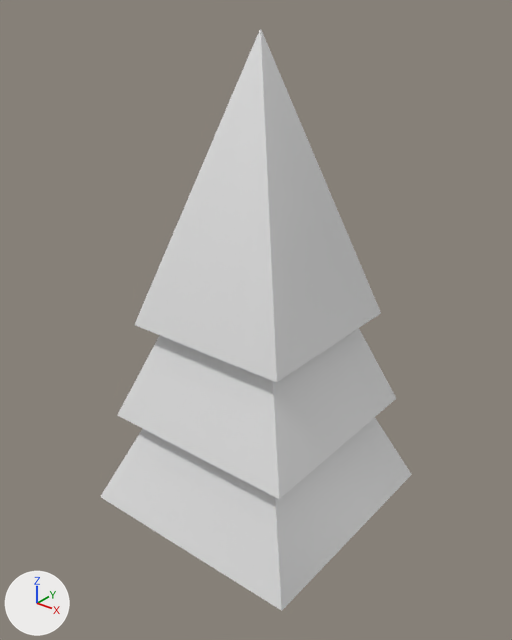
What one commit did to the FBX model Feral Forest Keeper/Assets/ART/MODELSALPHA/Tree_Pino2.FBX.
Camera for both pictures: a camera (50 mm lens) standing at (0.828, -0.228, 1.515) and looking at (-0.11, 0.945, 0.788). Lighting does not change. The marker at lower left points along +X, +Y and +Z. Where no turn or scale is listed for an object, it has been applied to the vertices.

Names of what the first picture shows: 'Hedra006'.
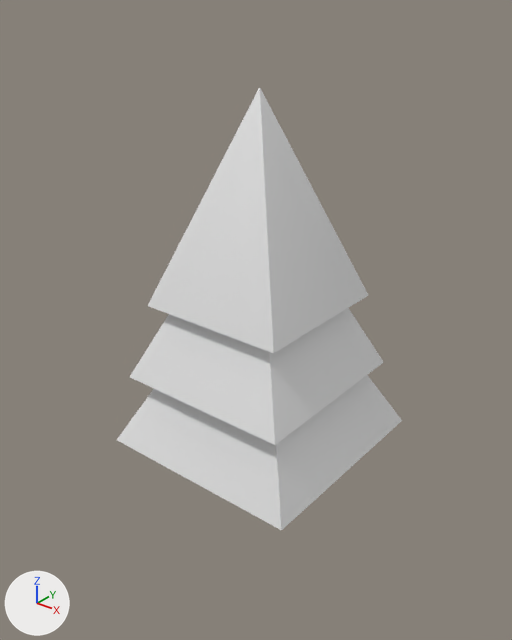
Boxes (x1, y1, x2, y2) around the edits, measured in the pictures (512 x 640 px; the box of a moved part takes in the faces that stretch with it):
'Hedra006', reshaped, moved, turned, rescaled: before (100, 29, 412, 611); after (117, 88, 402, 530)
part 1 of me_mesh, moved or reshaped: before (135, 29, 381, 383); after (148, 88, 368, 353)
part 2 of me_mesh, moved or reshaped: before (118, 328, 396, 499); after (130, 308, 383, 445)
part 3 of me_mesh, moved or reshaped: before (100, 417, 412, 611); after (117, 375, 402, 530)

What changed in the scene script:
```text
Change me_mesh:
    where me_mesh.from_pydata(...)  # 111 vertices, 114 faces; spans x -8.8..8.8, y -8.8..8.8, z -15.3..9.9
    used by ob_hedra006; location = (-0.106, 0.955, 0.979); scale = (0.0335, 0.0335, 0.0445)
    me_mesh part 1: the loose piece of 38 vertices spanning x -6.2..6.2, y -6.2..6.2, z -6.1..9.9 is multiplied about its middle by the matrix ((1.0, 0.0, 0.0), (0.0, -0.04, 0.999), (0.0, -0.645, -0.026)), then moved by (0.0, 18.7, -2.5)
    me_mesh part 2: the loose piece of 38 vertices spanning x -7.4..7.4, y -7.4..7.4, z -10.1..4.8 is multiplied about its middle by the matrix ((1.0, 0.0, 0.0), (0.0, -0.04, 0.999), (0.0, -0.645, -0.026)), then moved by (0.0, 14.2, 2.3)
    me_mesh part 3: the loose piece of 35 vertices spanning x -8.8..8.8, y -8.8..8.8, z -15.3..0.2 is multiplied about its middle by the matrix ((1.0, 0.0, 0.0), (0.0, -0.04, 0.999), (0.0, -0.645, -0.026)), then moved by (0.0, 9.3, 7.0)
Change ob_hedra006:
    ob_hedra006.location: (-0.106, 0.955, 0.979) -> (-0.106, 0.955, 0.416)
    ob_hedra006.rotation_euler: (0.0, 0.0, 0.0) -> (1.613, 0.0, 0.0)  # degrees (0, 0, 0) -> degrees (92, 0, 0)
    ob_hedra006.scale: (0.0335, 0.0335, 0.0445) -> (0.0294, 0.0335, 0.0464)
```
